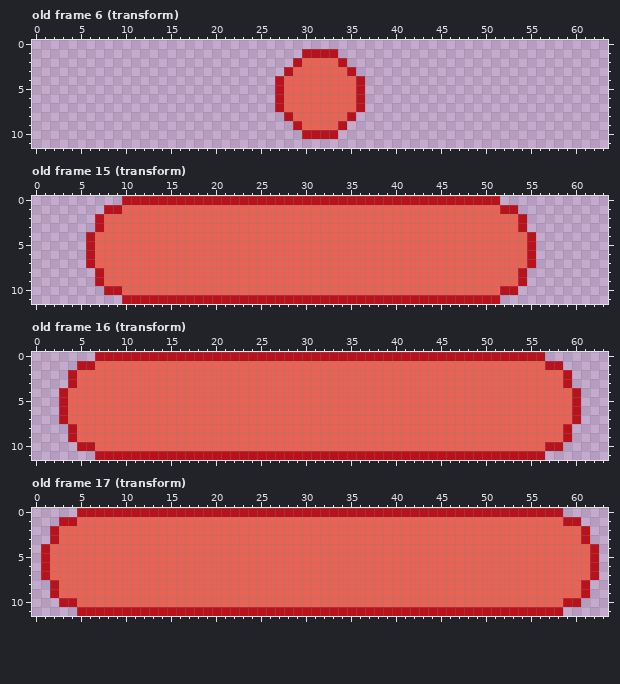
Pixel-art file: Assets/Aseprite/platformation.aseprite. The first picture shows the starting point.
64x12 pixels, 21 frames. Shown: old frame 6 (transform), old frame 15 (transform), old frame 16 (transform), old frame 17 (transform). The commit also changed other frames, which this record leaves out.
After the commit:
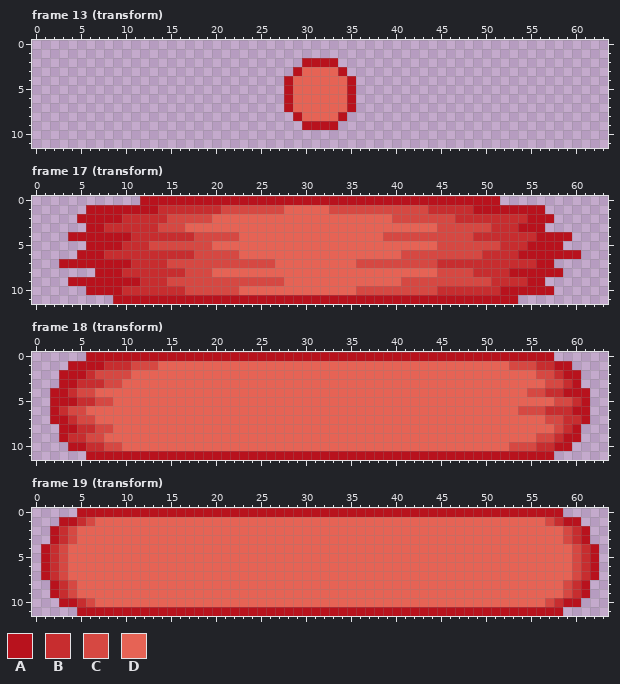
Palette (. is transparent): A #b8121d  B #c72d2f  C #d64842  D #e66355
A new or re-ordered frame is compared with the old frame closest to it.
From old to new:
frames 21 -> 23
frames re-ordered
--- frame 13 (transform) against old frame 6 (transform)
@@ x 25..38 @@
  0 ..............
- 1 .....AAAA.....
- 2 ....ADDDDA....
- 3 ...ADDDDDDA...
- 4 ..ADDDDDDDDA..
- 5 ..ADDDDDDDDA..
- 6 ..ADDDDDDDDA..
- 7 ..ADDDDDDDDA..
- 8 ...ADDDDDDA...
- 9 ....ADDDDA....
-10 .....AAAA.....
+ 1 ..............
+ 2 .....AAAA.....
+ 3 ....ADDDDA....
+ 4 ...ADDDDDDA...
+ 5 ...ADDDDDDA...
+ 6 ...ADDDDDDA...
+ 7 ...ADDDDDDA...
+ 8 ....ADDDDA....
+ 9 .....AAAA.....
+10 ..............
 11 ..............
--- frame 17 (transform) is new; against old frame 15 (transform)
@@ x 0..63 @@
- 0 ..........AAAAAAAAAAAAAAAAAAAAAAAAAAAAAAAAAAAAAAAAAA............
- 1 ........AADDDDDDDDDDDDDDDDDDDDDDDDDDDDDDDDDDDDDDDDDDAA..........
- 2 .......ADDDDDDDDDDDDDDDDDDDDDDDDDDDDDDDDDDDDDDDDDDDDDDA.........
- 3 .......ADDDDDDDDDDDDDDDDDDDDDDDDDDDDDDDDDDDDDDDDDDDDDDA.........
- 4 ......ADDDDDDDDDDDDDDDDDDDDDDDDDDDDDDDDDDDDDDDDDDDDDDDDA........
- 5 ......ADDDDDDDDDDDDDDDDDDDDDDDDDDDDDDDDDDDDDDDDDDDDDDDDA........
- 6 ......ADDDDDDDDDDDDDDDDDDDDDDDDDDDDDDDDDDDDDDDDDDDDDDDDA........
- 7 ......ADDDDDDDDDDDDDDDDDDDDDDDDDDDDDDDDDDDDDDDDDDDDDDDDA........
- 8 .......ADDDDDDDDDDDDDDDDDDDDDDDDDDDDDDDDDDDDDDDDDDDDDDA.........
- 9 .......ADDDDDDDDDDDDDDDDDDDDDDDDDDDDDDDDDDDDDDDDDDDDDDA.........
-10 ........AADDDDDDDDDDDDDDDDDDDDDDDDDDDDDDDDDDDDDDDDDDAA..........
-11 ..........AAAAAAAAAAAAAAAAAAAAAAAAAAAAAAAAAAAAAAAAAA............
+ 0 ............AAAAAAAAAAAAAAAAAAAAAAAAAAAAAAAAAAAAAAAA............
+ 1 ......AAAAAAAABBBBBBBCCCCCCCDDDDDCCCCCCCCCCCBBBBBAAAAAAAA.......
+ 2 .....AAAAABBBBBCCCCCDDDDDDDDDDDDDDDDDDDDCCCCCCCBBBBBBBBAAA......
+ 3 ......AABBBBBBCCCDDDDDDDDDDDDDDDDDDDDDDDDDDDDCCCCCCBBBAAA.......
+ 4 ....AAAAAAABBBBBBBCCCCCDDDDDDDDDDDDDDDDCCCCCCCCCCBBBBBBBAAAA....
+ 5 ......AAAABBBCCCCCCCDDDDDDDDDDDDDDDDDDDDDDDDDCCCCCCCBBBAAAA.....
+ 6 .....AAABBBBBBBBBBCCCCCDDDDDDDDDDDDDDDDDDCCCCCCCCCBBBBAAAAAAA...
+ 7 ...AAAAAAAABBBBCCCCCCCCCCCCDDDDDDDDDCCCCCCCCCBBBBBBBBBBBAA......
+ 8 .......AAABBBBBBBCCCDDDDDDDDDDDDDDDDDDDDDDDDDCCCCBBBBAAAAAA.....
+ 9 ....AAAAAAAABBBCCCCCCCCCCCCCDDDDDDDDDDDDDCCCCCCCCCCBBBBAA.......
+10 ......AAAABBBBBBBCCCCCCDDDDDDDDDDDDDCCCCCCCCCBBBBBBBAAAAAA......
+11 .........AAAAAAAAAAAAAAAAAAAAAAAAAAAAAAAAAAAAAAAAAAAAA..........
--- frame 18 (transform) is new; against old frame 16 (transform)
@@ x 0..63 @@
- 0 .......AAAAAAAAAAAAAAAAAAAAAAAAAAAAAAAAAAAAAAAAAAAAAAAAAA.......
- 1 .....AADDDDDDDDDDDDDDDDDDDDDDDDDDDDDDDDDDDDDDDDDDDDDDDDDDAA.....
- 2 ....ADDDDDDDDDDDDDDDDDDDDDDDDDDDDDDDDDDDDDDDDDDDDDDDDDDDDDDA....
- 3 ....ADDDDDDDDDDDDDDDDDDDDDDDDDDDDDDDDDDDDDDDDDDDDDDDDDDDDDDA....
- 4 ...ADDDDDDDDDDDDDDDDDDDDDDDDDDDDDDDDDDDDDDDDDDDDDDDDDDDDDDDDA...
- 5 ...ADDDDDDDDDDDDDDDDDDDDDDDDDDDDDDDDDDDDDDDDDDDDDDDDDDDDDDDDA...
- 6 ...ADDDDDDDDDDDDDDDDDDDDDDDDDDDDDDDDDDDDDDDDDDDDDDDDDDDDDDDDA...
- 7 ...ADDDDDDDDDDDDDDDDDDDDDDDDDDDDDDDDDDDDDDDDDDDDDDDDDDDDDDDDA...
- 8 ....ADDDDDDDDDDDDDDDDDDDDDDDDDDDDDDDDDDDDDDDDDDDDDDDDDDDDDDA....
- 9 ....ADDDDDDDDDDDDDDDDDDDDDDDDDDDDDDDDDDDDDDDDDDDDDDDDDDDDDDA....
-10 .....AADDDDDDDDDDDDDDDDDDDDDDDDDDDDDDDDDDDDDDDDDDDDDDDDDDAA.....
-11 .......AAAAAAAAAAAAAAAAAAAAAAAAAAAAAAAAAAAAAAAAAAAAAAAAAA.......
+ 0 ......AAAAAAAAAAAAAAAAAAAAAAAAAAAAAAAAAAAAAAAAAAAAAAAAAAAA......
+ 1 ....AAAABBBCCCDDDDDDDDDDDDDDDDDDDDDDDDDDDDDDDDDDDDDDDCCCBBAA....
+ 2 ...AAABCCCCDDDDDDDDDDDDDDDDDDDDDDDDDDDDDDDDDDDDDDDDDDDDDCCBAA...
+ 3 ...AABBBCCDDDDDDDDDDDDDDDDDDDDDDDDDDDDDDDDDDDDDDDDDDDDDDDCCBA...
+ 4 ..AABCCDDDDDDDDDDDDDDDDDDDDDDDDDDDDDDDDDDDDDDDDDDDDDDDDCCBBAAA..
+ 5 ..AAABBCCDDDDDDDDDDDDDDDDDDDDDDDDDDDDDDDDDDDDDDDDDDDDDDDDDCCBA..
+ 6 ..ABCCDDDDDDDDDDDDDDDDDDDDDDDDDDDDDDDDDDDDDDDDDDDDDDDDCCCBBBAA..
+ 7 ..AABCCDDDDDDDDDDDDDDDDDDDDDDDDDDDDDDDDDDDDDDDDDDDDDDDDDDCCBBA..
+ 8 ...AABBCCDDDDDDDDDDDDDDDDDDDDDDDDDDDDDDDDDDDDDDDDDDDDDDDDDCBA...
+ 9 ...ABBCCDDDDDDDDDDDDDDDDDDDDDDDDDDDDDDDDDDDDDDDDDDDDDDDDCCBAA...
+10 ....AABBCCDDDDDDDDDDDDDDDDDDDDDDDDDDDDDDDDDDDDDDDDDDDCCCBBAA....
+11 ......AAAAAAAAAAAAAAAAAAAAAAAAAAAAAAAAAAAAAAAAAAAAAAAAAAAA......
--- frame 19 (transform) is new; against old frame 17 (transform)
@@ x 0..63 @@
  0 .....AAAAAAAAAAAAAAAAAAAAAAAAAAAAAAAAAAAAAAAAAAAAAAAAAAAAAA.....
- 1 ...AADDDDDDDDDDDDDDDDDDDDDDDDDDDDDDDDDDDDDDDDDDDDDDDDDDDDDDAA...
- 2 ..ADDDDDDDDDDDDDDDDDDDDDDDDDDDDDDDDDDDDDDDDDDDDDDDDDDDDDDDDDDA..
- 3 ..ADDDDDDDDDDDDDDDDDDDDDDDDDDDDDDDDDDDDDDDDDDDDDDDDDDDDDDDDDDA..
- 4 .ADDDDDDDDDDDDDDDDDDDDDDDDDDDDDDDDDDDDDDDDDDDDDDDDDDDDDDDDDDDDA.
- 5 .ADDDDDDDDDDDDDDDDDDDDDDDDDDDDDDDDDDDDDDDDDDDDDDDDDDDDDDDDDDDDA.
- 6 .ADDDDDDDDDDDDDDDDDDDDDDDDDDDDDDDDDDDDDDDDDDDDDDDDDDDDDDDDDDDDA.
- 7 .ADDDDDDDDDDDDDDDDDDDDDDDDDDDDDDDDDDDDDDDDDDDDDDDDDDDDDDDDDDDDA.
- 8 ..ADDDDDDDDDDDDDDDDDDDDDDDDDDDDDDDDDDDDDDDDDDDDDDDDDDDDDDDDDDA..
- 9 ..ADDDDDDDDDDDDDDDDDDDDDDDDDDDDDDDDDDDDDDDDDDDDDDDDDDDDDDDDDDA..
-10 ...AADDDDDDDDDDDDDDDDDDDDDDDDDDDDDDDDDDDDDDDDDDDDDDDDDDDDDDAA...
+ 1 ...AABCDDDDDDDDDDDDDDDDDDDDDDDDDDDDDDDDDDDDDDDDDDDDDDDDDDCBAA...
+ 2 ..ABCDDDDDDDDDDDDDDDDDDDDDDDDDDDDDDDDDDDDDDDDDDDDDDDDDDDDDDCBA..
+ 3 ..ABCDDDDDDDDDDDDDDDDDDDDDDDDDDDDDDDDDDDDDDDDDDDDDDDDDDDDDDCBA..
+ 4 .ABCDDDDDDDDDDDDDDDDDDDDDDDDDDDDDDDDDDDDDDDDDDDDDDDDDDDDDDDDCBA.
+ 5 .ABCDDDDDDDDDDDDDDDDDDDDDDDDDDDDDDDDDDDDDDDDDDDDDDDDDDDDDDDDCBA.
+ 6 .ABCDDDDDDDDDDDDDDDDDDDDDDDDDDDDDDDDDDDDDDDDDDDDDDDDDDDDDDDDCBA.
+ 7 .ABCDDDDDDDDDDDDDDDDDDDDDDDDDDDDDDDDDDDDDDDDDDDDDDDDDDDDDDDDCBA.
+ 8 ..ABCDDDDDDDDDDDDDDDDDDDDDDDDDDDDDDDDDDDDDDDDDDDDDDDDDDDDDDCBA..
+ 9 ..ABCDDDDDDDDDDDDDDDDDDDDDDDDDDDDDDDDDDDDDDDDDDDDDDDDDDDDDDCBA..
+10 ...AABCDDDDDDDDDDDDDDDDDDDDDDDDDDDDDDDDDDDDDDDDDDDDDDDDDDCBAA...
 11 .....AAAAAAAAAAAAAAAAAAAAAAAAAAAAAAAAAAAAAAAAAAAAAAAAAAAAAA.....
